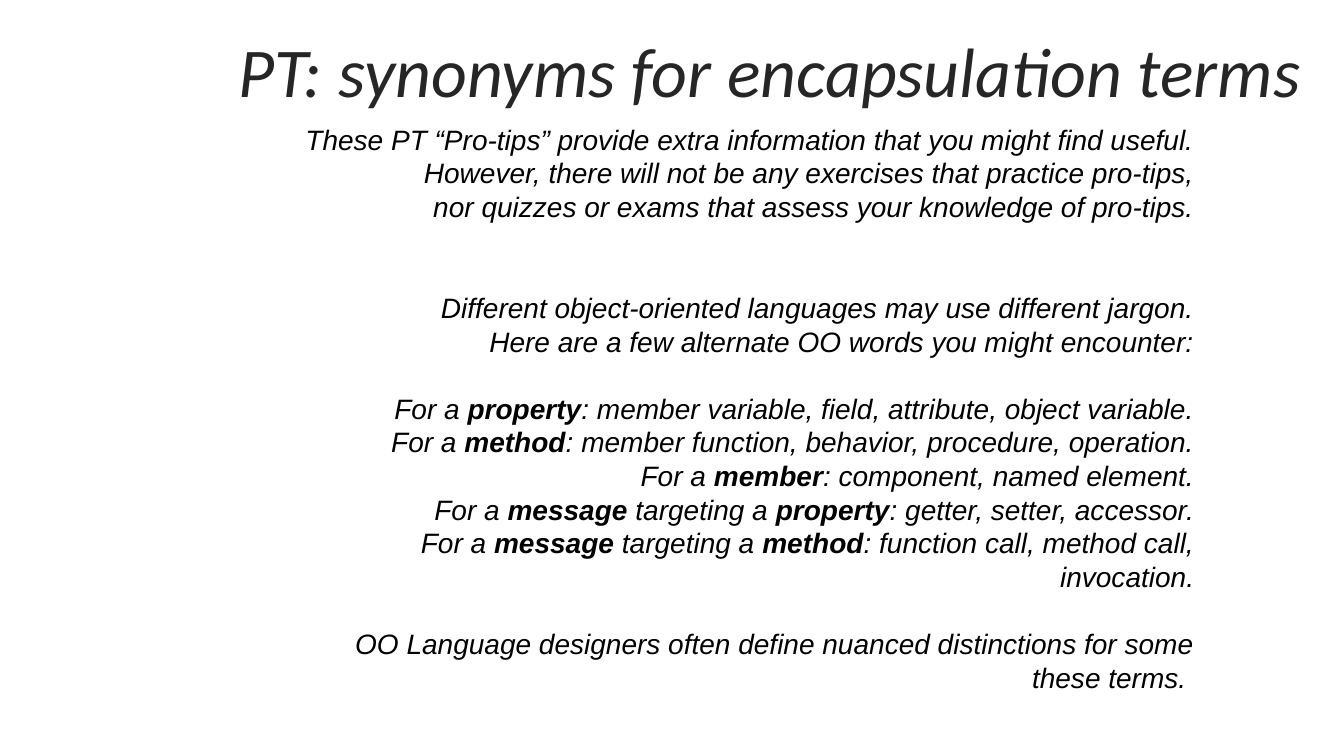
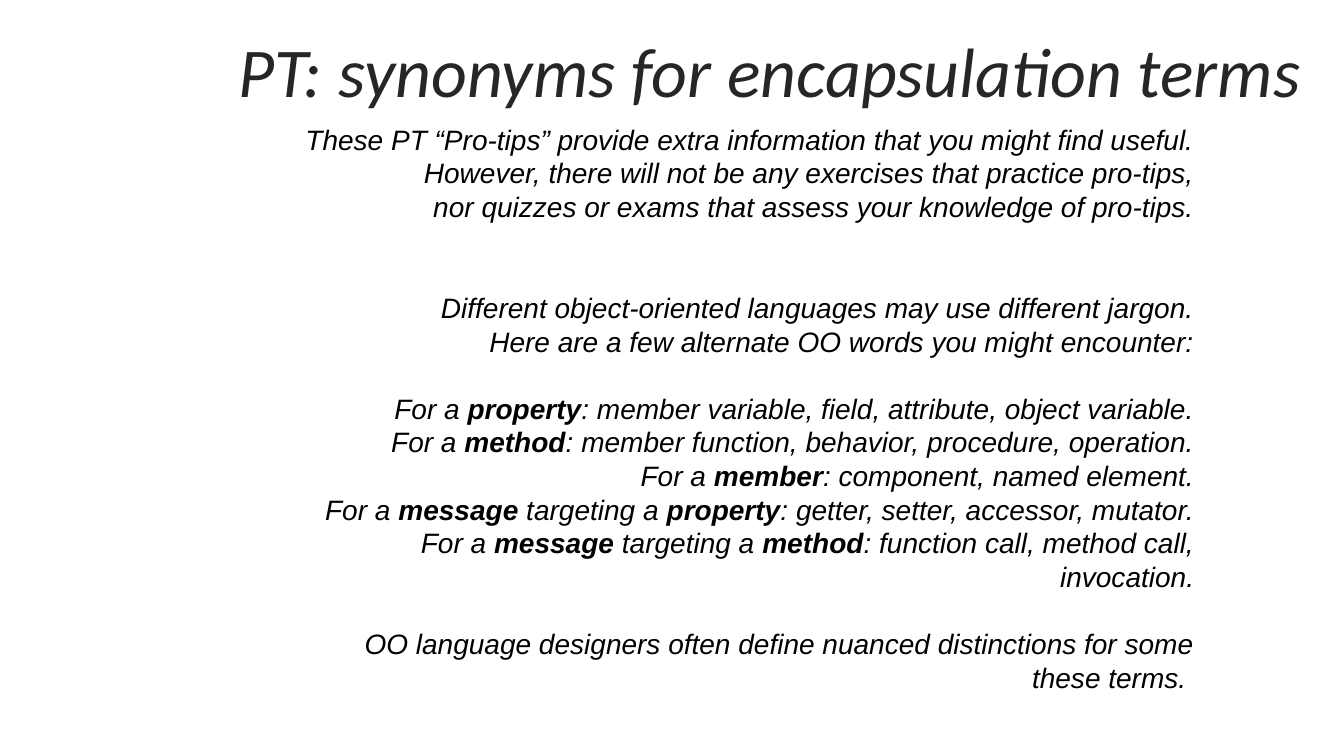
Before and after one commit to byui-cyber360/content, a slide deck: slide 10 of CYBER360-1.5-OO-Principles.pptx. Drawn at 1344x756 pixels with LibreOffice and Linux fonts; fonts in the diff are those of the drawing. Boxes give left, top, right and bottom in pixels: in the first picture for what was removed or moved away, otherwise in the second. Text is boxed around its words. In the diff, an @@ line names an element or a change of style, - is before the commit and + after.

```diff
--- a/CYBER360-1.5-OO-Principles.pptx
+++ b/CYBER360-1.5-OO-Principles.pptx
@@ text at [325, 499, 1194, 525]: text changed @@
-For a message targeting a property: getter, setter, accessor.
+For a message targeting a property: getter, setter, accessor, mutator.
@@ text at [365, 633, 1194, 689]: text changed @@
-OO Language designers often define nuanced distinctions for some these terms.
+OO language designers often define nuanced distinctions for some these terms.
```
Also in this commit, not shown: 6 other slides changed, 13 other files.
